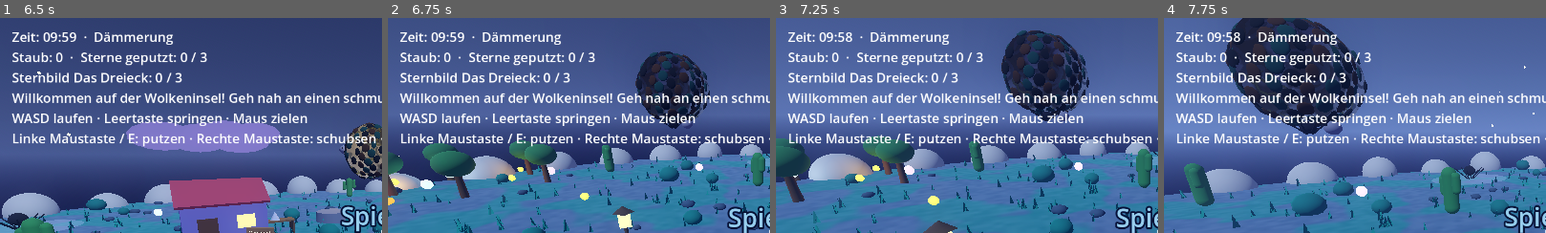
Above: before the commit, frames 1-4 (left to right).
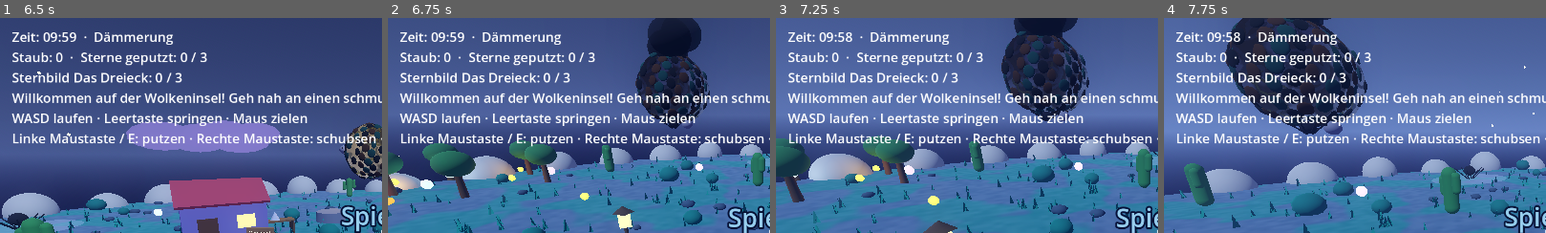
Above: after the commit, the same moments.

Repository: ClaudeAIDriven/sternenhausmeister
Game: Godot game, scene res://main.tscn
Two runs of this game, one before a commit and one after it. Both use one fixed random seed, a clock stepped at 60 frames per second and the inputs below.
Inputs (mouse positions are % of the whole screen's width and height, from its top left):
- Up to frame 1 (6.5 s): click (50, 81) at 0.52 s; type "12" at 0.6 s; click "Neues Spiel" at 1.25 s; click "Neues Spiel" at 2 s; click "Allrounder – Keine Stärken, k…" at 2.75 s; click "Standard" at 3.5 s; click "Gründlicher Putzer – Wischt 5…" at 4.25 s; click "Allein putzen" at 5 s; tap Enter at 5.75 s; move the mouse to (72, 45) at 5.77 s; hold D (move_right) from 5.78 s (still down); right-click (72, 45) at 5.85 s; click (72, 45) at 5.92 s; tap Space (jump) at 6.02 s
- Up to frame 2 (6.75 s): move the mouse to (45, 50) at 6.52 s; release D (move_right) at 6.53 s; hold W (move_forward) from 6.53 s (still down); click (45, 50) at 6.6 s
- Up to frame 3 (7.25 s): keep holding W (move_forward); tap Space (jump) at 6.77 s
- Up to frame 4 (7.75 s): keep holding W (move_forward); move the mouse to (52, 48) at 7.27 s; tap E at 7.35 s
The pictures show only the part of the screen within x 0-50%, y 0-50%; the shares and areas given below are measured in that part.

Frame 1 is identical in both runs. In frame 2, 2.2% of the frame differs, in the area x 67-82%, y 0-19%; in frame 3, 1.1%; in frame 4, 0.2%.

Commit message:
G-29: Rußwolke (Teamgegner)
Co-Authored-By: Claude Sonnet 5.5 <noreply@anthropic.com>
Claude-Session: https://claude.ai/code/session_01UX1Hctu9R5SRB8V8tMhkJh

Diff:
--- a/TASKS/tasks.json
+++ b/TASKS/tasks.json
@@ -1576,7 +1576,7 @@
    "G-28"
   ],
   "size": "L",
-  "status": "open",
+  "status": "done",
   "goal": "Große Rußwolke zieht über die Insel und verdunkelt Sterne. Nur besiegbar, wenn mindestens 2 Spieler gleichzeitig wischen (solo: Schild fällt in Wellen). Gibt viel XP und Staub.",
   "files": [
    "soot_cloud.gd",
--- a/dust_bunny.gd
+++ b/dust_bunny.gd
@@ -42,7 +42,7 @@
 		add_child(eye)
 
 
-func act(delta: float, world: World) -> void:
+func act(delta: float, world) -> void:
 	_turn_left -= delta
 	if _turn_left <= 0.0:
 		_axis = Vector3(randf() - 0.5, randf() - 0.5, randf() - 0.5)
--- a/enemy.gd
+++ b/enemy.gd
@@ -45,6 +45,19 @@
 	return true
 
 
+## Host: ein Wisch trifft den Gegner (who = Spieler-ID). Gibt true zurück, wenn er dadurch entfernt wurde.
+func on_wipe(_world, _who: int, tool: int) -> bool:
+	if can_remove(tool):
+		remove()
+		return true
+	return false
+
+
+## Trefferradius um den Gegnerpunkt (zusätzlich zum Wischradius).
+func hit_radius() -> float:
+	return 0.8
+
+
 ## Host: weggeputzt, kommt nach RESPAWN zurück.
 func remove() -> void:
 	set_alive(false)
@@ -56,7 +69,7 @@
 
 
 ## Host-Schritt: Wiederkehr, sonst Verhalten der Unterklasse.
-func sim(delta: float, world: World) -> void:
+func sim(delta: float, world) -> void:
 	if not alive:
 		respawn_left -= delta
 		if respawn_left <= 0.0:
@@ -66,7 +79,7 @@
 	_update_pos()
 
 
-func act(_delta: float, _world: World) -> void:
+func act(_delta: float, _world) -> void:
 	pass
 
 
@@ -83,5 +96,5 @@
 
 
 ## Index des Sterns, auf dem der Gegner sitzt (-1 unbekannt).
-func star_index(world: World) -> int:
+func star_index(world) -> int:
 	return world.stars.find(star)
--- /dev/null
+++ b/soot_cloud.gd
@@ -0,0 +1,97 @@
+class_name SootCloud
+extends Enemy
+## G-29: Rußwolke (Boss). Schwebt über einem Stern und zieht alle ROAM_TIME s zum nächsten. Schaden nur, wenn mindestens
+## TEAM_SIZE verschiedene Spieler innerhalb TEAM_WINDOW s wischen. Solo-Ausweg: das Schild fällt in Wellen (alle SHIELD_PERIOD s
+## für SHIELD_DOWN s) – nur dann trifft auch ein einzelner Wisch. Bei Besiegen: Staub und XP-Ereignis (Signal via World.enemy_removed).
+
+const MAX_HP := 100.0
+const HIT_DAMAGE := 10.0
+const TEAM_SIZE := 2
+const TEAM_WINDOW := 0.8
+const SHIELD_PERIOD := 25.0
+const SHIELD_DOWN := 6.0
+const ROAM_TIME := 20.0
+const REWARD_DUST := 200
+const BOSS_RESPAWN := 150.0
+const HIT_RADIUS := 3.0
+
+var hp := MAX_HP
+var shield_timer := 0.0   # läuft hoch; im Fenster [SHIELD_PERIOD - SHIELD_DOWN, SHIELD_PERIOD) ist das Schild unten
+var _recent := {}         # Spieler-ID -> Zeitpunkt (s) des letzten Wischtreffers
+var _clock := 0.0
+var _roam_left := ROAM_TIME
+
+
+func _init() -> void:
+	kind = "russwolke"
+	name = "Russwolke"
+
+
+func _ready() -> void:
+	var mat := StandardMaterial3D.new()
+	mat.albedo_color = Color(0.08, 0.07, 0.09, 0.85)
+	mat.transparency = BaseMaterial3D.TRANSPARENCY_ALPHA
+	mat.roughness = 1.0
+	for off in [Vector3.ZERO, Vector3(1.2, 0.4, 0.3), Vector3(-1.1, 0.2, -0.4), Vector3(0.2, 0.9, -0.9)]:
+		var mi := MeshInstance3D.new()
+		var sm := SphereMesh.new()
+		sm.radius = 1.2
+		sm.height = 2.0
+		mi.mesh = sm
+		mi.material_override = mat
+		mi.position = off
+		add_child(mi)
+
+
+func shield_down() -> bool:
+	return shield_timer >= SHIELD_PERIOD - SHIELD_DOWN
+
+
+func team_active() -> bool:
+	var n := 0
+	for k in _recent:
+		if _clock - float(_recent[k]) <= TEAM_WINDOW:
+			n += 1
+	return n >= TEAM_SIZE
+
+
+## Host: ein Wischtreffer von `who`. Gibt true zurück, wenn die Wolke besiegt wurde.
+func hit(who: int) -> bool:
+	if not alive:
+		return false
+	_recent[who] = _clock
+	if not (team_active() or shield_down()):
+		return false
+	hp -= HIT_DAMAGE
+	if hp <= 0.0:
+		return true
+	return false
+
+
+func on_wipe(world, who: int, _tool: int) -> bool:
+	if hit(who):
+		world.reward_boss(self, REWARD_DUST)
+		remove()
+		respawn_left = BOSS_RESPAWN
+		return true
+	return false
+
+
+func set_alive(a: bool) -> void:
+	super.set_alive(a)
+	if a:
+		hp = MAX_HP
+		_recent.clear()
+
+
+func hit_radius() -> float:
+	return HIT_RADIUS
+
+
+func act(delta: float, world) -> void:
+	_clock += delta
+	shield_timer = fmod(shield_timer + delta, SHIELD_PERIOD)
+	_roam_left -= delta
+	if _roam_left <= 0.0:
+		_roam_left = ROAM_TIME
+		world.hop_enemy(self)
--- a/spider.gd
+++ b/spider.gd
@@ -42,7 +42,7 @@
 		add_child(leg)
 
 
-func act(delta: float, world: World) -> void:
+func act(delta: float, world) -> void:
 	_bite_cd = maxf(_bite_cd - delta, 0.0)
 	if world.zen or _bite_cd > 0.0:
 		return
--- /dev/null
+++ b/tests/test_boss.gd
@@ -0,0 +1,51 @@
+extends SceneTree
+## Test G-29: Rußwolke nimmt nur Schaden bei 2 gleichzeitigen Wischern; solo nur bei gefallenem Schild; Belohnung; Respawn.
+var frames := 0
+
+func _process(_d: float) -> bool:
+	frames += 1
+	if frames < 3:
+		return false
+	var ok := true
+	var gs = root.get_node("GameState")
+	gs.player_count = 1
+	var w = load("res://world.gd").new()
+	root.add_child(w)
+	var c = w.enemies[w.enemies.size() - 1]
+	ok = ok and c.kind == "russwolke" and c.alive and is_equal_approx(c.hp, 100.0)
+	var pt: Vector3 = c.global_position
+	# Solo bei Schild: kein Schaden
+	c.act(0.1, w)
+	ok = ok and not c.shield_down()
+	w._wipe_authoritative(pt, 1.0, 0, 5)
+	ok = ok and is_equal_approx(c.hp, 100.0)
+	# Zweiter Spieler gleichzeitig: Schaden
+	c.act(1.0, w)
+	w._wipe_authoritative(pt, 1.0, 0, 5)
+	w._wipe_authoritative(pt, 1.0, 0, 6)
+	ok = ok and is_equal_approx(c.hp, 90.0)
+	# Zu spät (außerhalb Fenster): nur Spieler 6, 5 ist alt -> kein Schaden
+	c.act(2.0, w)
+	w._wipe_authoritative(pt, 1.0, 0, 6)
+	ok = ok and is_equal_approx(c.hp, 90.0)
+	# Schild in Welle gefallen: Solo trifft
+	c.shield_timer = SootCloud.SHIELD_PERIOD - SootCloud.SHIELD_DOWN + 0.1
+	ok = ok and c.shield_down()
+	c._recent.clear()
+	w._wipe_authoritative(pt, 1.0, 0, 5)
+	ok = ok and is_equal_approx(c.hp, 80.0)
+	# Besiegen: Staub + Signal, danach weg
+	var got := {"kind": ""}
+	w.enemy_removed.connect(func(k, _who): got["kind"] = k)
+	var dust0: int = gs.dust
+	for i in 8:
+		w._wipe_authoritative(pt, 1.0, 0, 5)
+	ok = ok and not c.alive and got["kind"] == "russwolke" and gs.dust == dust0 + 200
+	# Respawn nach 150 s mit vollen HP
+	c.sim(149.0, w)
+	ok = ok and not c.alive
+	c.sim(2.0, w)
+	ok = ok and c.alive and is_equal_approx(c.hp, 100.0)
+	print("TEST_BOSS OK" if ok else "TEST_BOSS FAIL")
+	quit(0 if ok else 1)
+	return true
--- a/world.gd
+++ b/world.gd
@@ -719,6 +719,10 @@
 		s.id = enemies.size()
 		s.attach(stars[(j * 2 + 1) % n], Vector3(0.3, -1.0, 0.2))   # Nest an der Unterseite
 		enemies.append(s)
+	var cloud := SootCloud.new()   # G-29: eine Rußwolke je Insel, ganz am Ende der Liste
+	cloud.id = enemies.size()
+	cloud.attach(stars[n / 2], Vector3(0.0, 1.0, 0.0))
+	enemies.append(cloud)
 
 
 ## Wollmaus zieht zu einem anderen Stern mit Putzspuren (sonst zu einem beliebigen).
@@ -755,9 +759,9 @@
 ## Host: Gegner im Wischbereich entfernen (je nach Werkzeug).
 func _wipe_enemies(point: Vector3, radius: float, tool: int, who: int) -> void:
 	for e in enemies:
-		if e.alive and e.global_position.distance_to(point) <= radius + 0.8 and e.can_remove(tool):
-			e.remove()
-			enemy_removed.emit(e.kind, who)
+		if e.alive and e.global_position.distance_to(point) <= radius + e.hit_radius():
+			if e.on_wipe(self, who, tool):
+				enemy_removed.emit(e.kind, who)
 
 
 ## Host: Biss. Der Schaden wird beim Besitzer des Spielers angewendet.
@@ -793,3 +797,10 @@
 		e.target_dir = d[2]
 		if bool(d[0]) != e.alive:
 			e.set_alive(bool(d[0]))
+
+
+## Host: Belohnung für die besiegte Rußwolke (Staub; XP vergibt, wer auf enemy_removed("russwolke") hört).
+func reward_boss(_cloud: Enemy, dust: int) -> void:
+	var gs := get_node_or_null("/root/GameState")
+	if gs != null:
+		gs.add_dust(dust)
Not shown, changed: PLAN.md
Not shown, changed: TASKS/G-29.md
Not shown, changed: TASKS/INDEX.md
